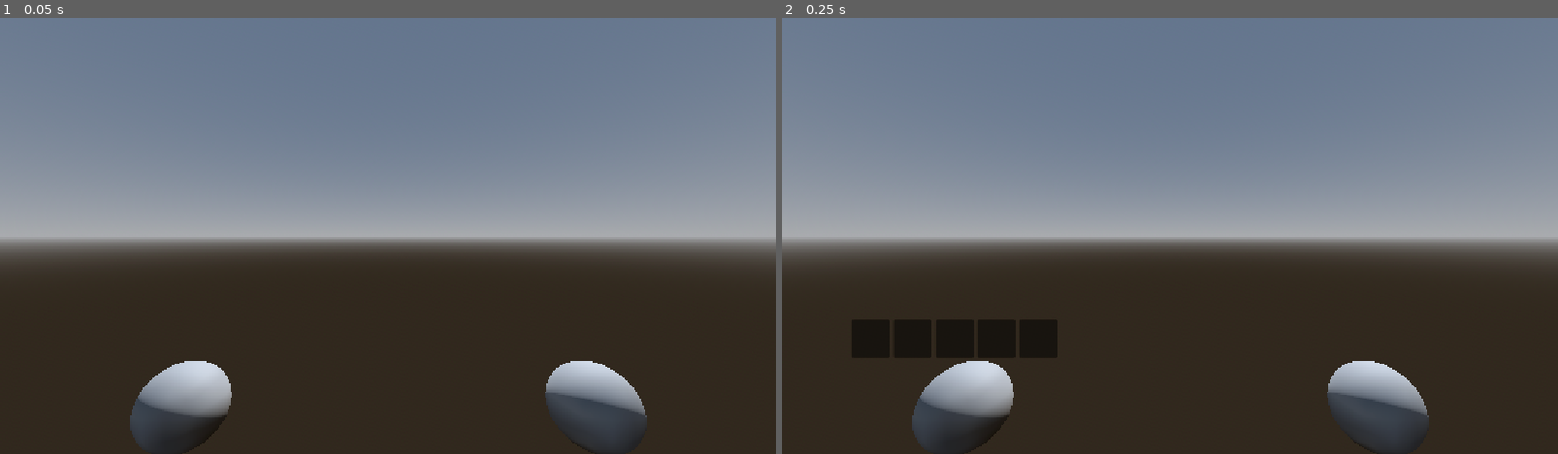
Above: before the commit, frames 1-2 (left to right).
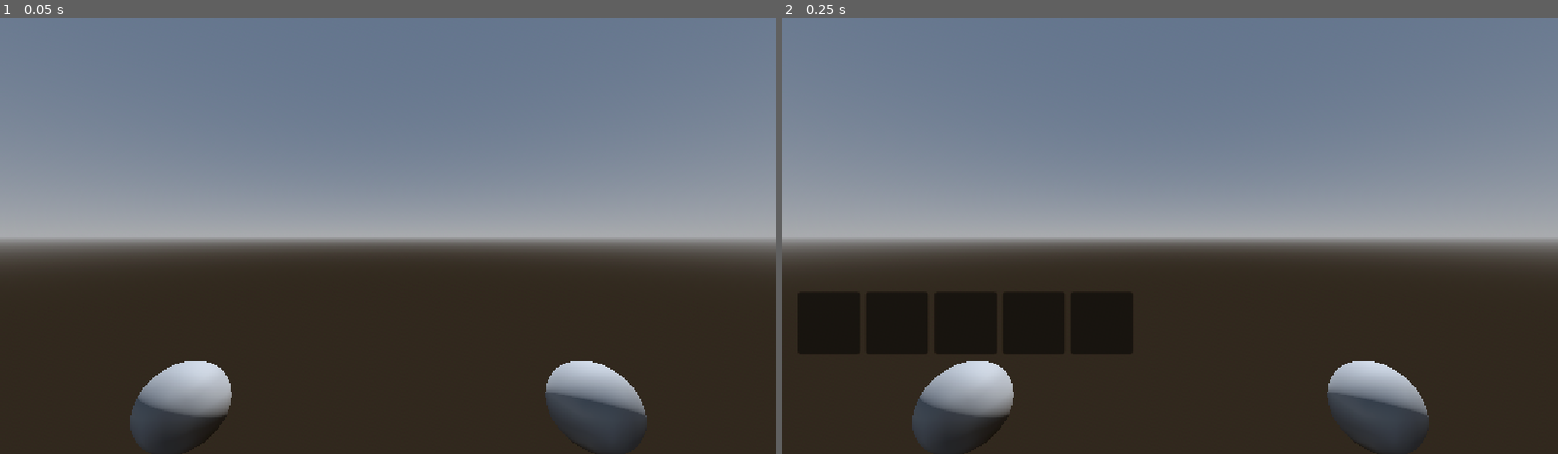
Above: after the commit, the same moments.

Repository: StudioXPEtudiant/26-27.FR.SAM.S1.Distorted-Reality
Game: Godot game, scene res://player.tscn
Two runs of this game, one before a commit and one after it. Both use one fixed random seed, a clock stepped at 60 frames per second and the inputs below. The project has no main scene, so this scene is started directly.
Inputs:
- Up to frame 1 (0.05 s): no input
- Up to frame 2 (0.25 s): no input

Frame 1 is identical in both runs. In frame 2, 3.8% of the frame differs, in the area x 2-46%, y 63-78%.

Commit message:
changé inventaire

Diff:
--- a/inventaire.tscn
+++ b/inventaire.tscn
@@ -10,35 +10,35 @@
 
 [node name="Panel" type="Panel" parent="." unique_id=1810819169]
 layout_mode = 0
-offset_left = 366.0
-offset_top = 350.0
-offset_right = 435.0
-offset_bottom = 419.0
+offset_left = 1.0
+offset_top = 1.0
+offset_right = 70.0
+offset_bottom = 70.0
 
 [node name="Panel2" type="Panel" parent="." unique_id=280339743]
 layout_mode = 0
-offset_left = 442.0
-offset_top = 350.0
-offset_right = 511.0
-offset_bottom = 419.0
+offset_left = 77.0
+offset_top = 1.0
+offset_right = 146.0
+offset_bottom = 70.0
 
 [node name="Panel3" type="Panel" parent="." unique_id=1053026918]
 layout_mode = 0
-offset_left = 519.0
-offset_top = 350.0
-offset_right = 588.0
-offset_bottom = 419.0
+offset_left = 154.0
+offset_top = 1.0
+offset_right = 223.0
+offset_bottom = 70.0
 
 [node name="Panel4" type="Panel" parent="." unique_id=1881544306]
 layout_mode = 0
-offset_left = 595.0
-offset_top = 350.0
-offset_right = 664.0
-offset_bottom = 419.0
+offset_left = 230.0
+offset_top = 1.0
+offset_right = 299.0
+offset_bottom = 70.0
 
 [node name="Panel5" type="Panel" parent="." unique_id=1444324756]
 layout_mode = 0
-offset_left = 671.0
-offset_top = 350.0
-offset_right = 740.0
-offset_bottom = 419.0
+offset_left = 306.0
+offset_top = 1.0
+offset_right = 375.0
+offset_bottom = 70.0
--- a/player.tscn
+++ b/player.tscn
@@ -53,7 +53,7 @@
 mesh = SubResource("SphereMesh_eo2jr")
 
 [node name="Sprite3D" type="Sprite3D" parent="XROrigin3D/Lhand" unique_id=878381658]
-transform = Transform3D(0.135, 0, 0, 0, 0.135, 0, 0, 0, 0.135, 0, 0.24426639, 0)
+transform = Transform3D(0.22, 0, 0, 0, 0.22, 0, 0, 0, 0.22, 0, 0.19720435, 0)
 texture = SubResource("ViewportTexture_eo2jr")
 
 [node name="XRCamera3D" type="XRCamera3D" parent="XROrigin3D" unique_id=1802591828]
@@ -65,6 +65,6 @@
 
 [node name="SubViewport" type="SubViewport" parent="." unique_id=1055351388]
 transparent_bg = true
-size = Vector2i(1152, 648)
+size = Vector2i(380, 75)
 
 [node name="Inventaire" parent="SubViewport" unique_id=49829407 instance=ExtResource("2_onrkg")]
